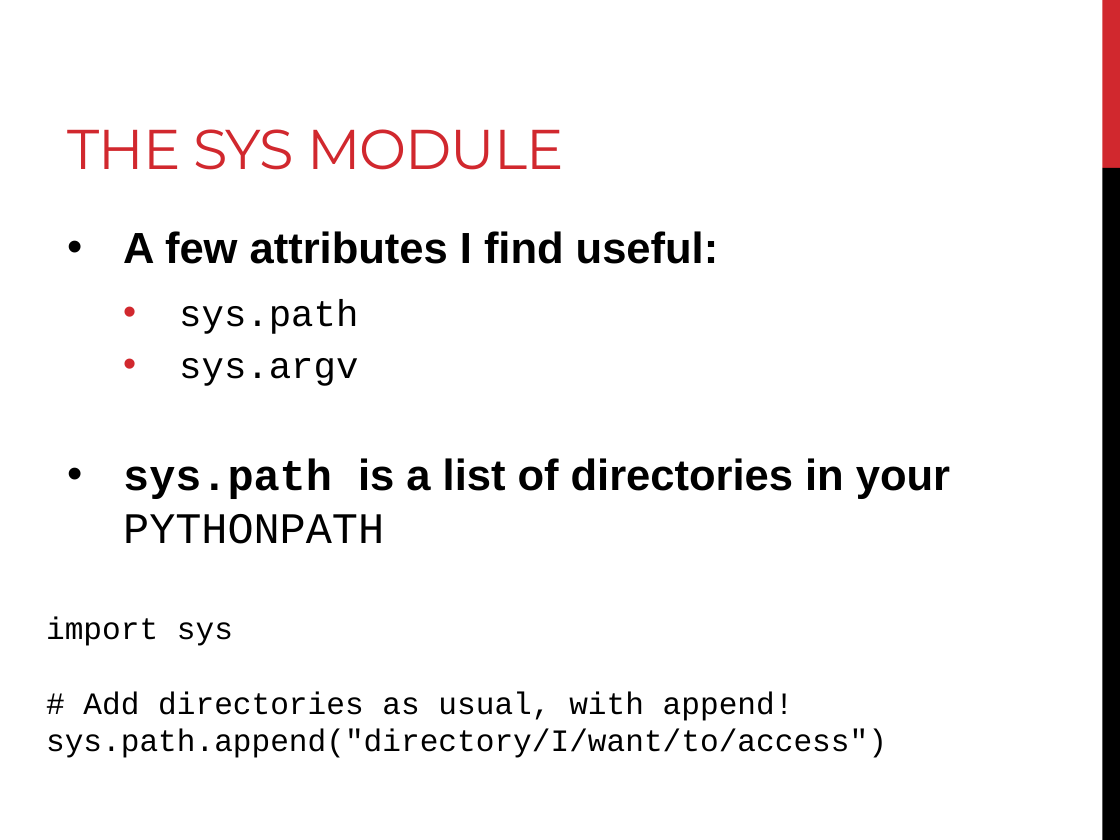
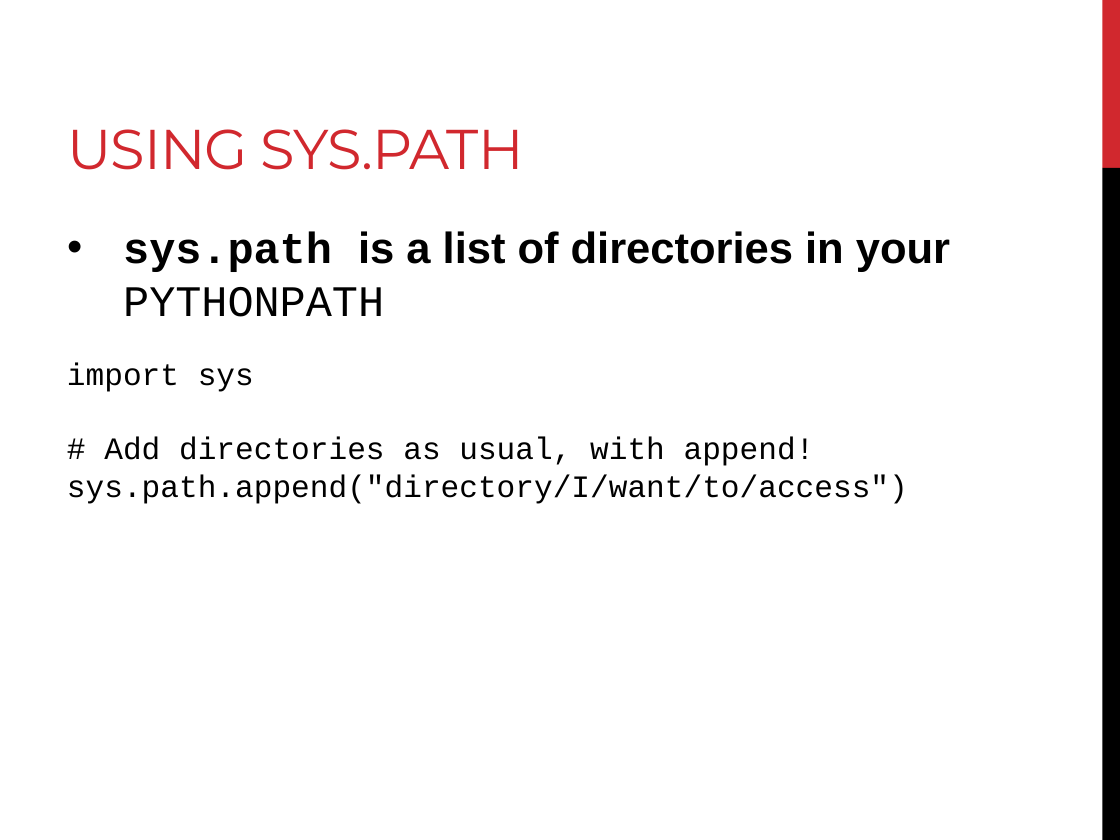
Before and after one commit to BjornFJohansson/ccbb_bigdata2015_python, a slide deck: slide 31 of slides/slides_day4.pptx (slide 32 before the commit). Drawn at 1120x840 pixels with LibreOffice and Linux fonts; fonts in the diff are those of the drawing. Boxes give left, top, right and bottom in pixels: in the first picture for what was removed or moved away, otherwise in the second. Text is boxed around its words. In the diff, an @@ line names an element or a change of style, - is before the commit and + after.

Commit message:
slide updates

```diff
--- a/slides/slides_day4.pptx
+++ b/slides/slides_day4.pptx
@@ title at (x1=67, y1=129, x2=524, y2=170): text changed @@
-THE SYS MODULE
+USING SYS.PATH
@@ text at (x1=123, y1=231, x2=719, y2=386): paragraphs removed @@
-• A few attributes I find useful:
-  • sys.path
-  • sys.argv
@@ text "import sys" moved from (x1=46, y1=617, x2=887, y2=758) to (x1=67, y1=362, x2=908, y2=504) @@
```
Also in this commit, not shown: 5 other slides changed, 5 slides added, 37 slides removed, 1 other file.
